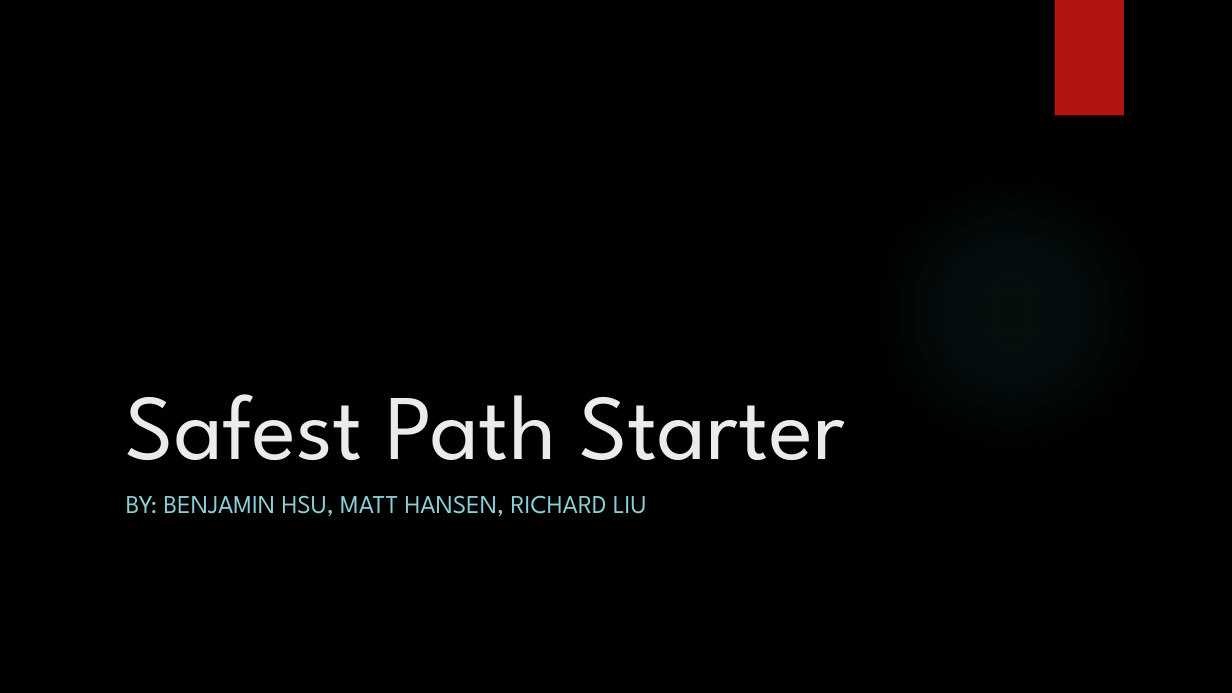
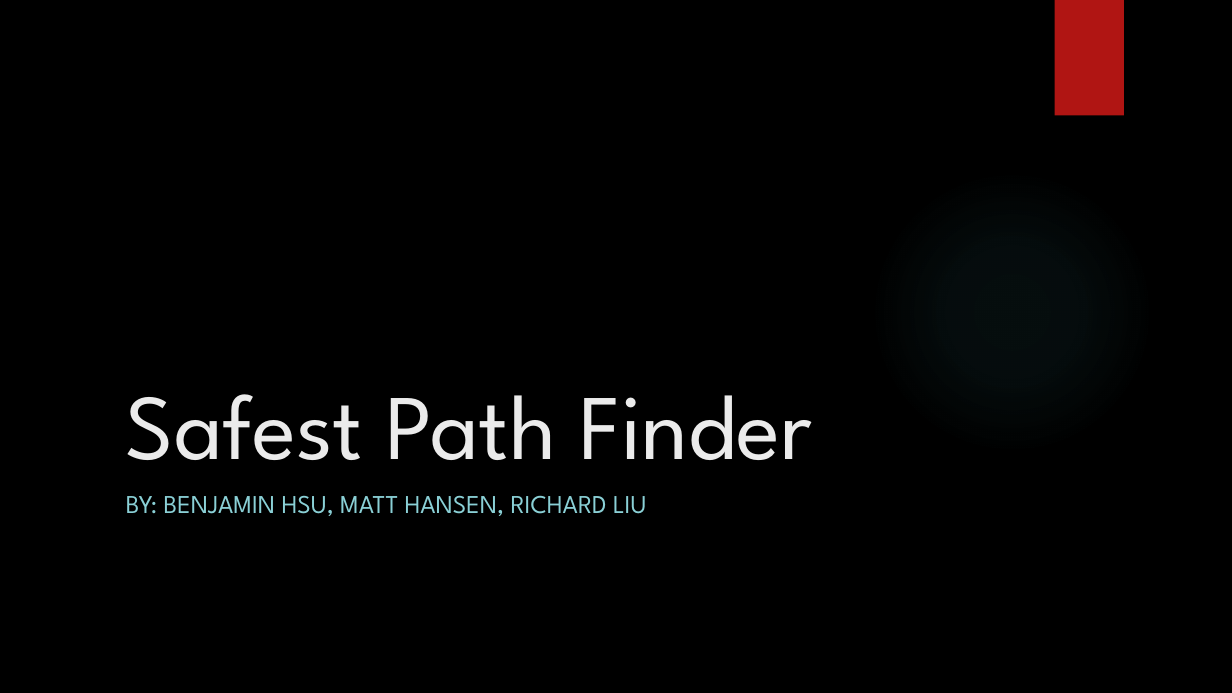
Before and after one commit to matthew3hansen/DSA_Project_3, a slide deck: slide 1 of Word Document & PDF/YoutubePresentationSlides.pptx. Drawn at 1232x693 pixels with LibreOffice and Linux fonts; fonts in the diff are those of the drawing; background and template pictures are left out. Boxes give left, top, right and bottom in pixels: in the first picture for what was removed or moved away, otherwise in the second. Text is boxed around its words. In the diff, an @@ line names an element or a change of style, - is before the commit and + after.

Commit message:
Replace

```diff
--- a/Word Document & PDF/YoutubePresentationSlides.pptx
+++ b/Word Document & PDF/YoutubePresentationSlides.pptx
@@ title at (126,394,812,460): text changed @@
-Safest Path Starter
+Safest Path Finder
```
